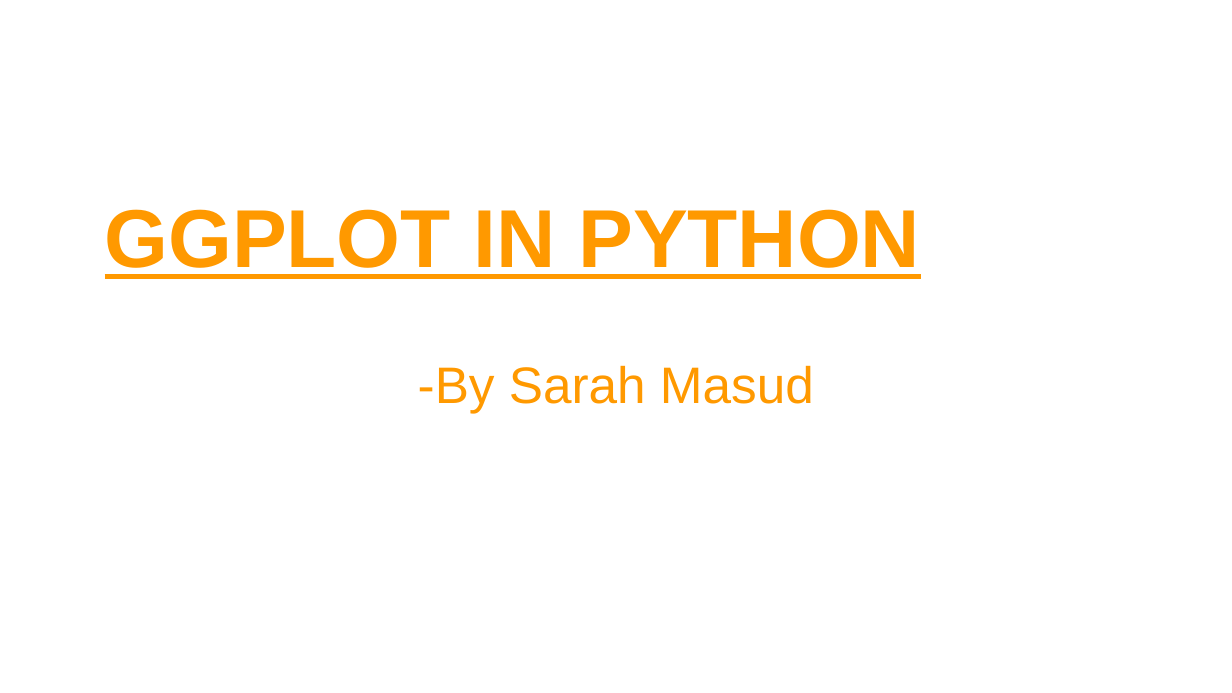
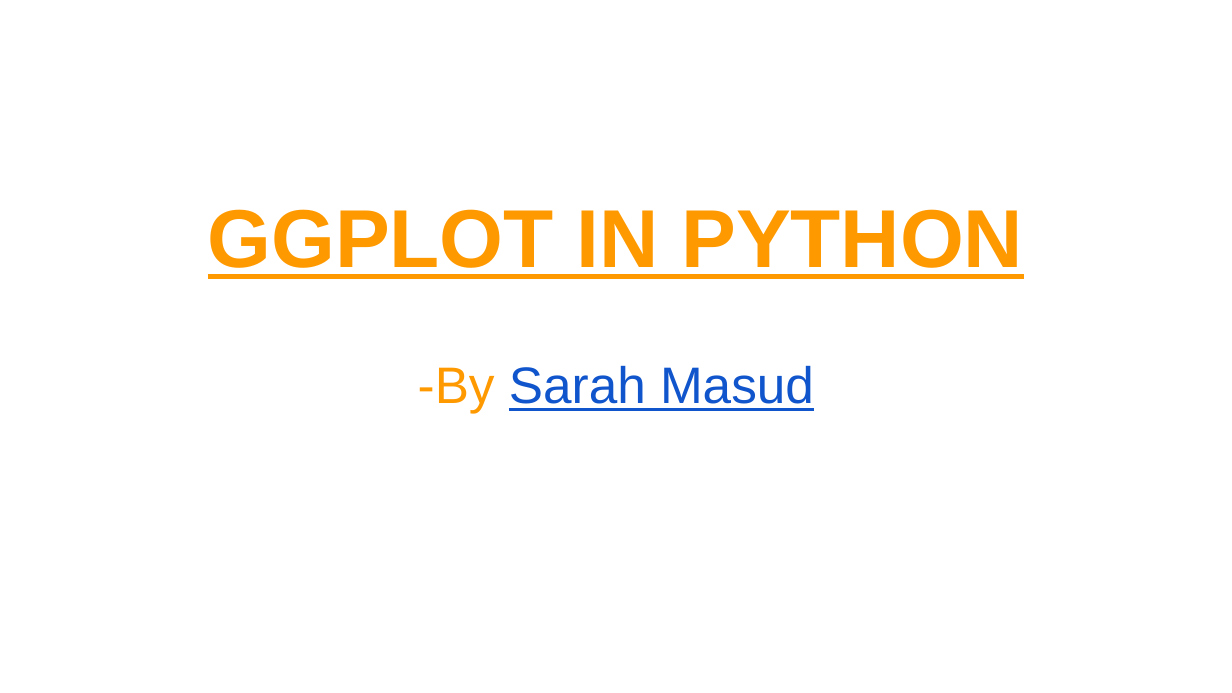
Before and after one commit to Decision-Stats/ppts, a slide deck: slide 1 of GGPLOT IN PYTHON.pptx. Drawn at 1232x693 pixels with LibreOffice and Linux fonts; fonts in the diff are those of the drawing. Boxes give left, top, right and bottom in pixels: in the first picture for what was removed or moved away, otherwise in the second. Text is boxed around its words. In the diff, an @@ line names an element or a change of style, - is before the commit and + after.

```diff
--- a/GGPLOT IN PYTHON.pptx
+++ b/GGPLOT IN PYTHON.pptx
@@ title "GGPLOT IN PYTHON" at [208,209,1023,279]: alignment left to centre @@
@@ subtitle "-By Sarah Masud" at [418,365,814,413]: text colour #FF9900 to #1155CC, underline on in "Sarah Masud" @@
```
Also in this commit, not shown: 22 other slides changed, 1 slide added, 2 slides removed, 1 other file.
